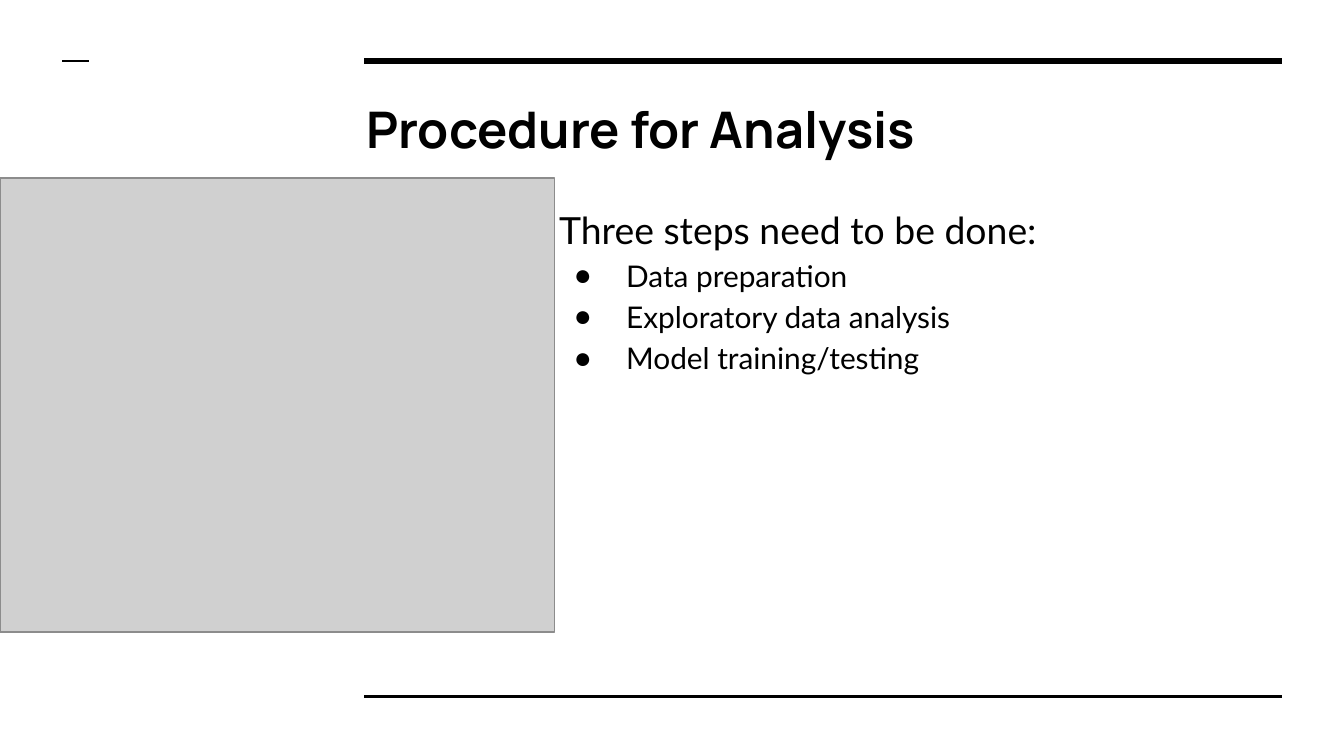
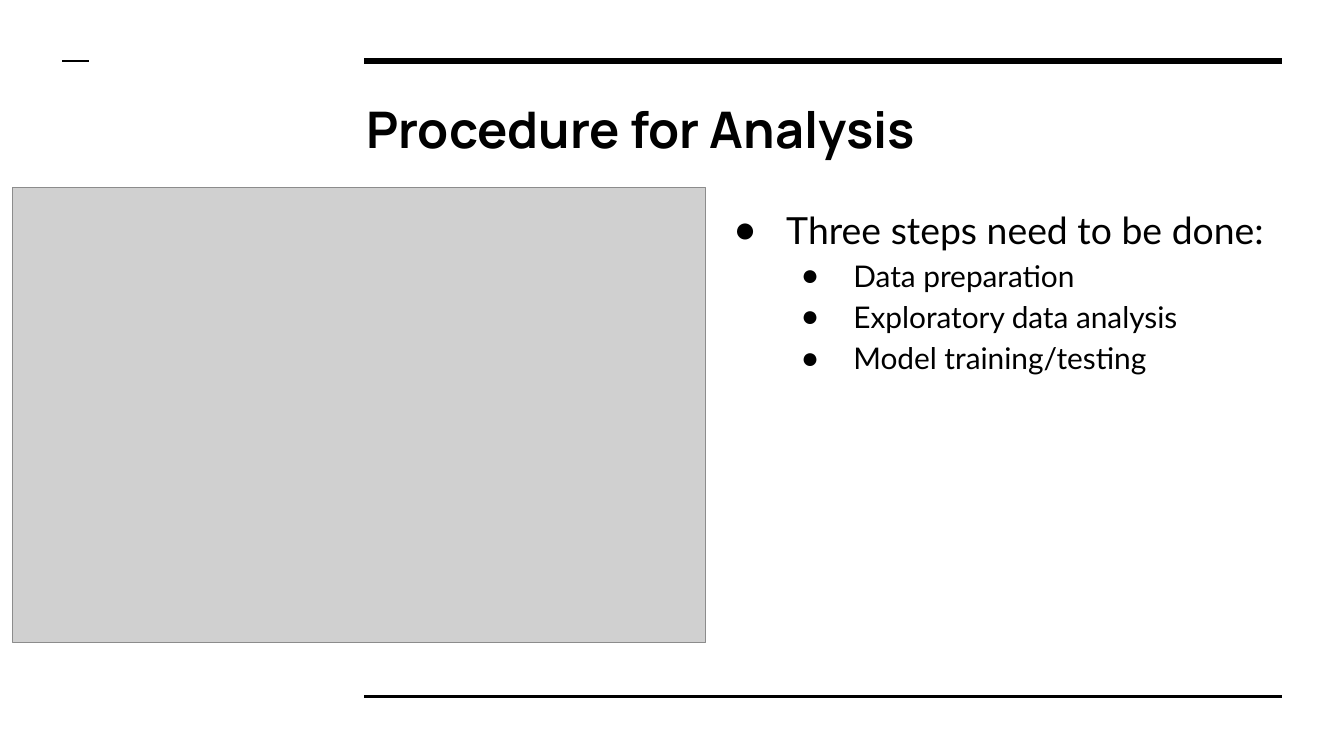
Before and after one commit to bkudaimi/Applied-Data-Science, a slide deck: slide 6 of DSC 680 Project 2 Presentation.pptx. Drawn at 1344x756 pixels with LibreOffice and Linux fonts; fonts in the diff are those of the drawing; grey boxes stand for pictures. Boxes give left, top, right and bottom in pixels: in the first picture for what was removed or moved away, otherwise in the second. Text is boxed around its words. In the diff, an @@ line names an element or a change of style, - is before the commit and + after.

```diff
--- a/DSC 680 Project 2 Presentation.pptx
+++ b/DSC 680 Project 2 Presentation.pptx
@@ picture: place and size @@
-picture at [0,177,555,632]
+picture at [13,187,706,642]
@@ text "Three steps need to be ...": place and size @@
-text "Three steps need to be ..." at [559,216,1037,375]
+text "Three steps need to be ..." at [786,216,1264,375]
```
